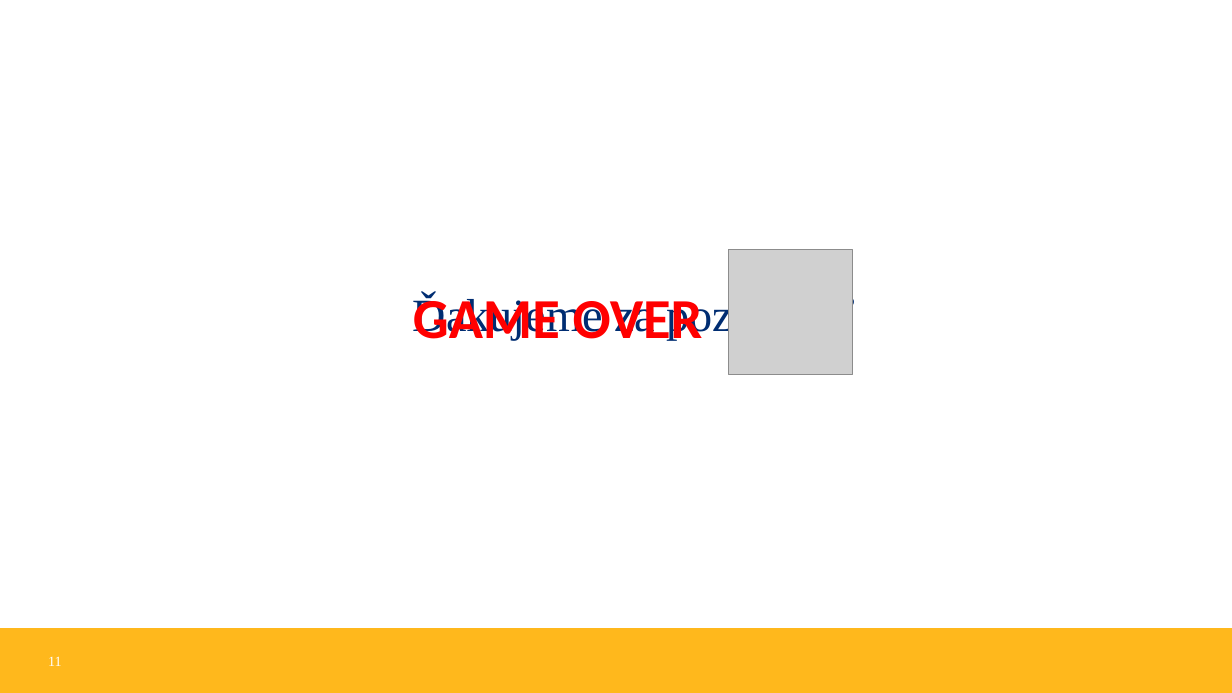
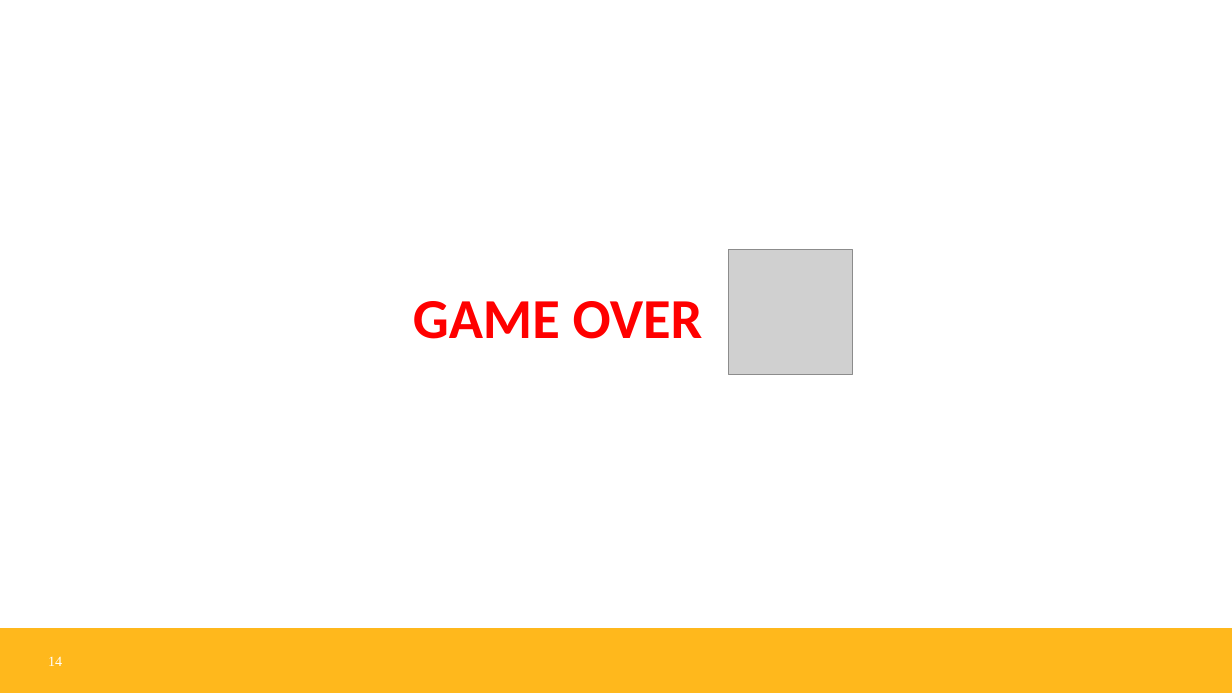
Before and after one commit to M4kovka/T2-PacMan, a slide deck: slide 14 of Pac-ManV3_animated.pptx (slide 11 before the commit). Drawn at 1232x693 pixels with LibreOffice and Linux fonts; fonts in the diff are those of the drawing; grey boxes stand for pictures; background and template pictures are left out. Boxes give left, top, right and bottom in pixels: in the first picture for what was removed or moved away, otherwise in the second. Text is boxed around its words. In the diff, an @@ line names an element or a change of style, - is before the commit and + after.

```diff
--- a/Pac-ManV3_animated.pptx
+++ b/Pac-ManV3_animated.pptx
@@ title removed at bbox=[413, 296, 856, 341] @@
-Ďakujeme za pozornosť
@@ page number at bbox=[48, 657, 62, 666]: text changed @@
-11
+14
```
Also in this commit, not shown: 2 other slides changed, 3 slides added.
